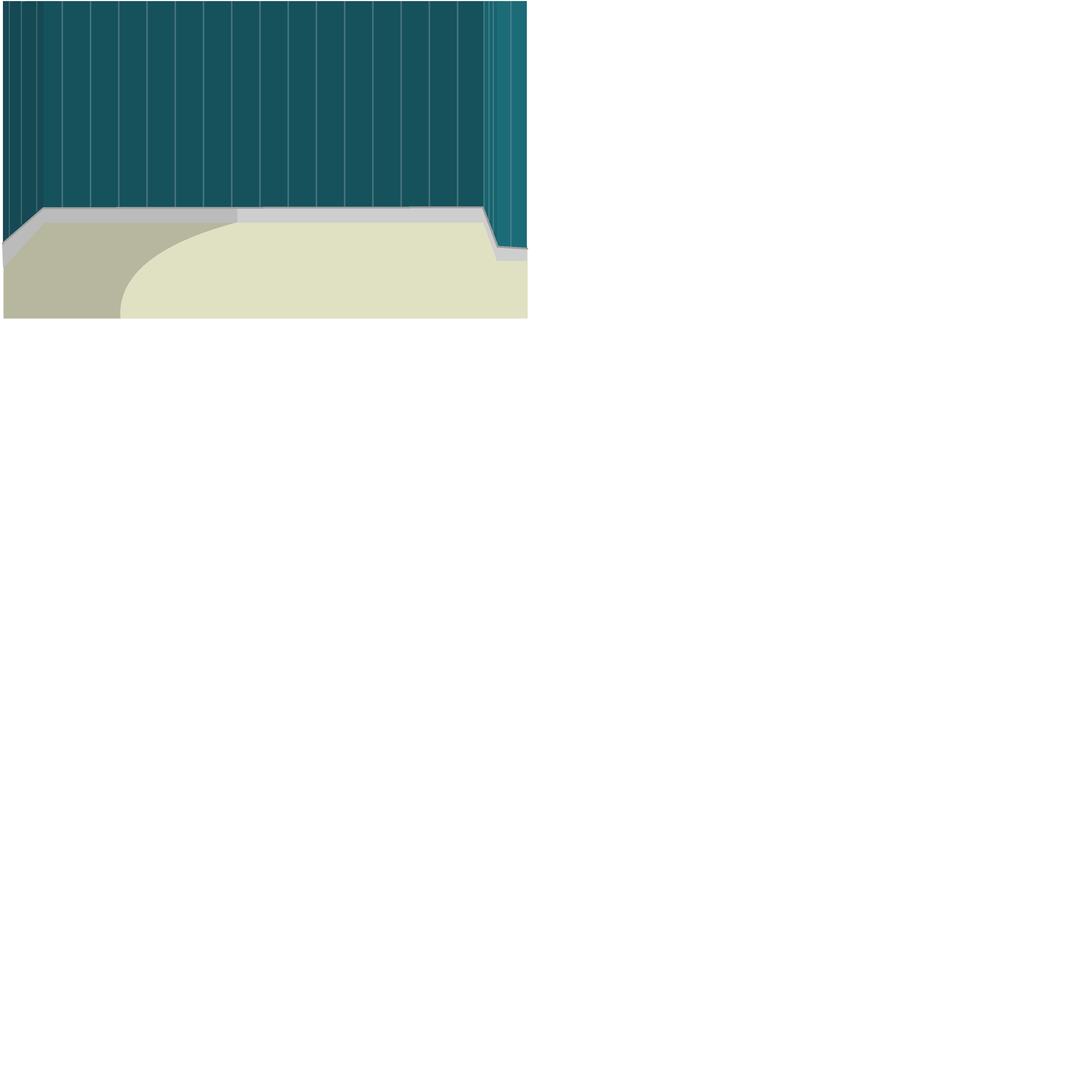
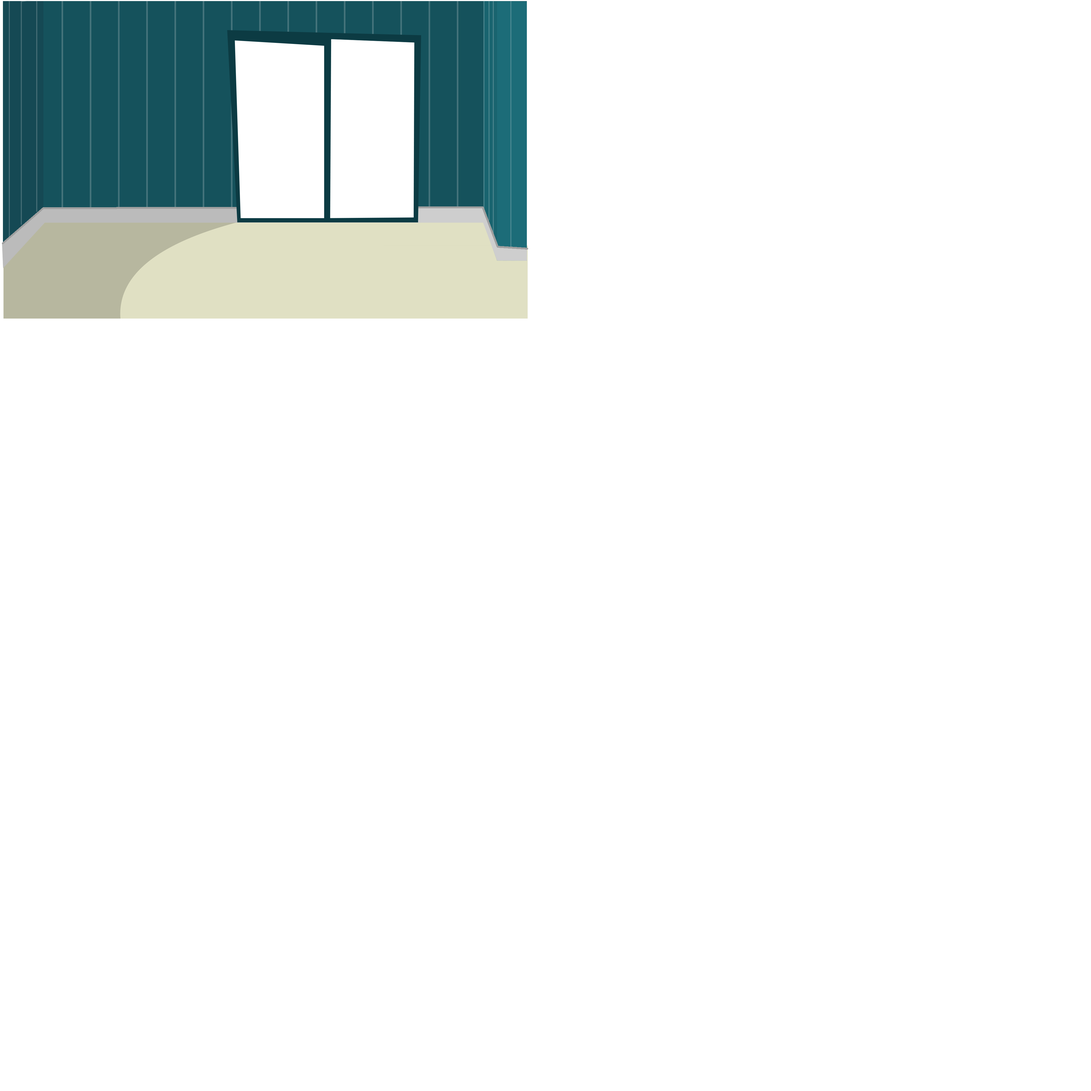
Layered file, before and after one edit (1091×1091). Changes by layer:
added layer "Rectangle 4" in group "Bedroom Start" over 227, 30, 422, 223
hid group "Wall" (14 layers) over 227, 30, 422, 223
